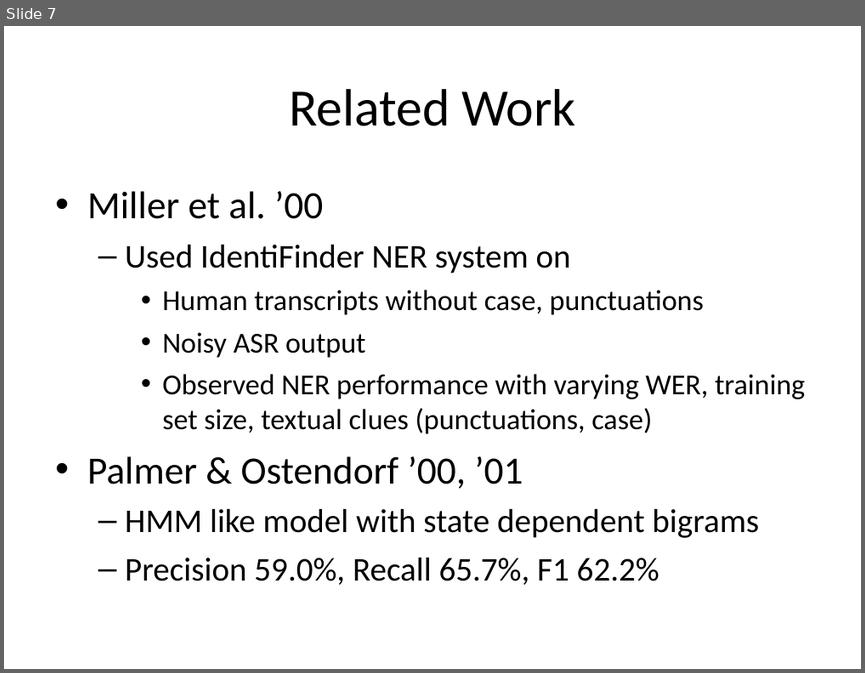
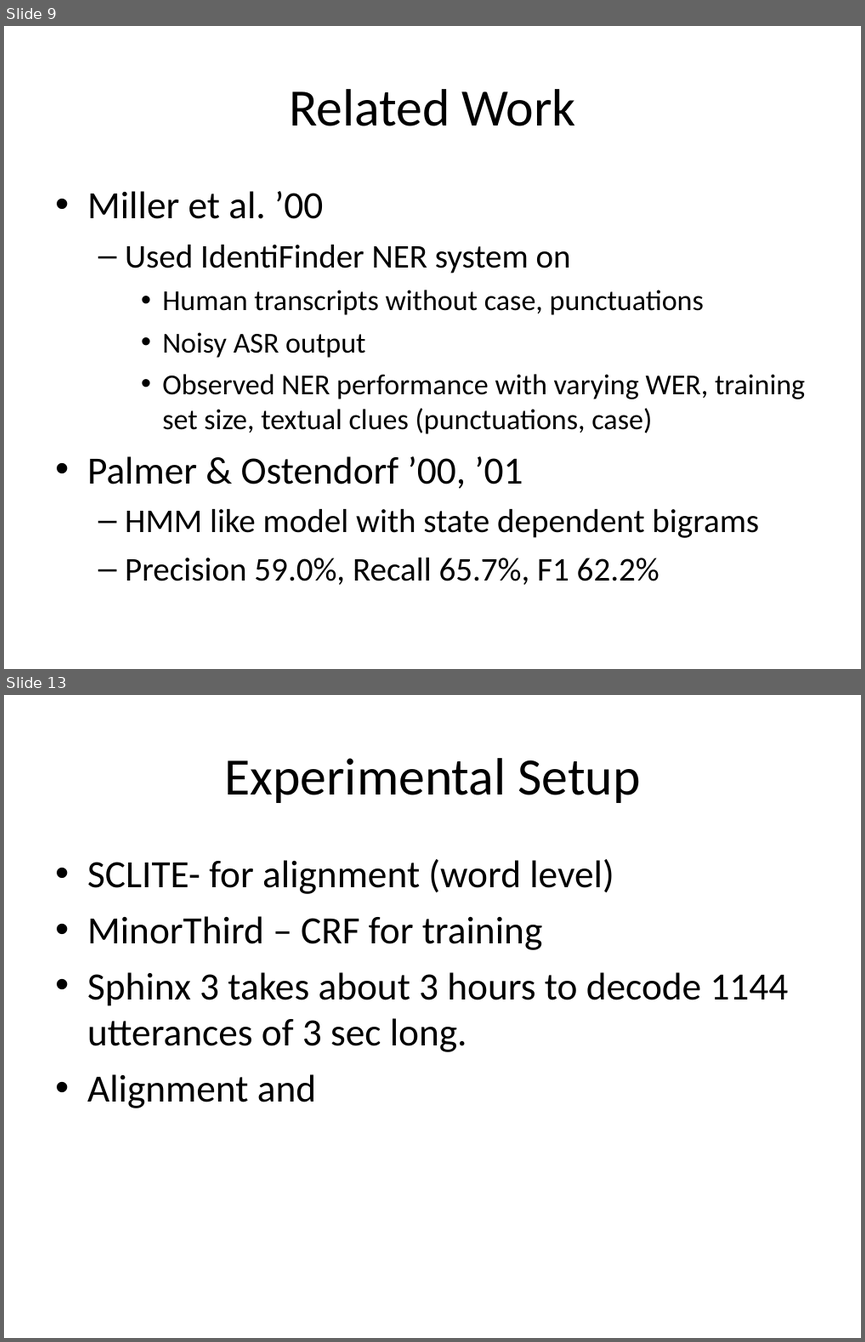
Before and after one commit to dimidd/ner-asr, a slide deck: doc/11748-A-M-DEC-02.ppt. Shown one above the other, each under a label of ours: slide 7 before the commit, slides 9 and 13 after it; the slides between them are not shown. The pictures are 865x673 and 865x1342 pixels, drawn with LibreOffice and Linux fonts; fonts in the diff are those of the drawing. Boxes give left, top, right and bottom in pixels: in the first picture for what was removed or moved away, otherwise in the second. Text is boxed around its words. In the diff, an @@ line names an element or a change of style, - is before the commit and + after.

```diff
--- a/doc/11748-A-M-DEC-02.ppt
+++ b/doc/11748-A-M-DEC-02.ppt
@@ slide 13 added at [4,695,861,1338], background #FFFFFF @@
@@ title added at [224,758,641,803], 49 pt, text #000000 @@
+Experimental Setup
@@ text added at [87,859,789,1108], 36 pt, text #000000 @@
+• SCLITE- for alignment (word level)
+• MinorThird – CRF for training
+• Sphinx 3 takes about 3 hours to decode 1144 utterances of 3 sec long.
+• Alignment and
@@ what was slide 7 is now slide 9 @@
```
Also in this commit, not shown: 5 slides changed, 6 other slides added, 2 other files.
